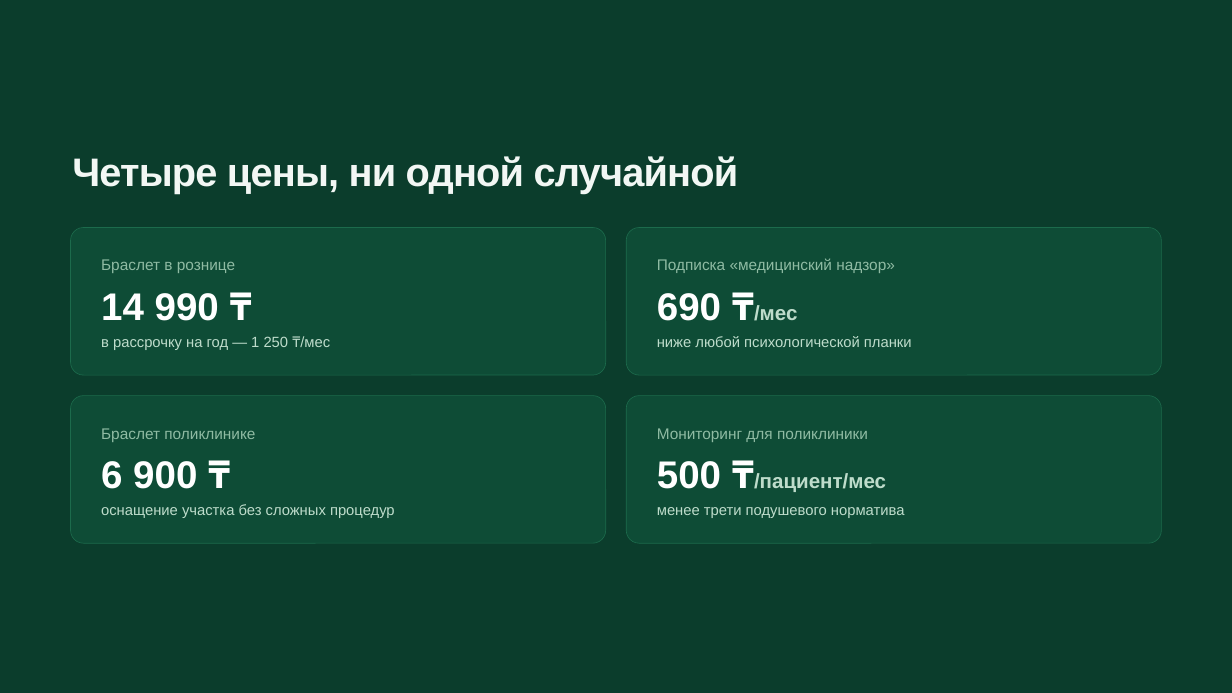
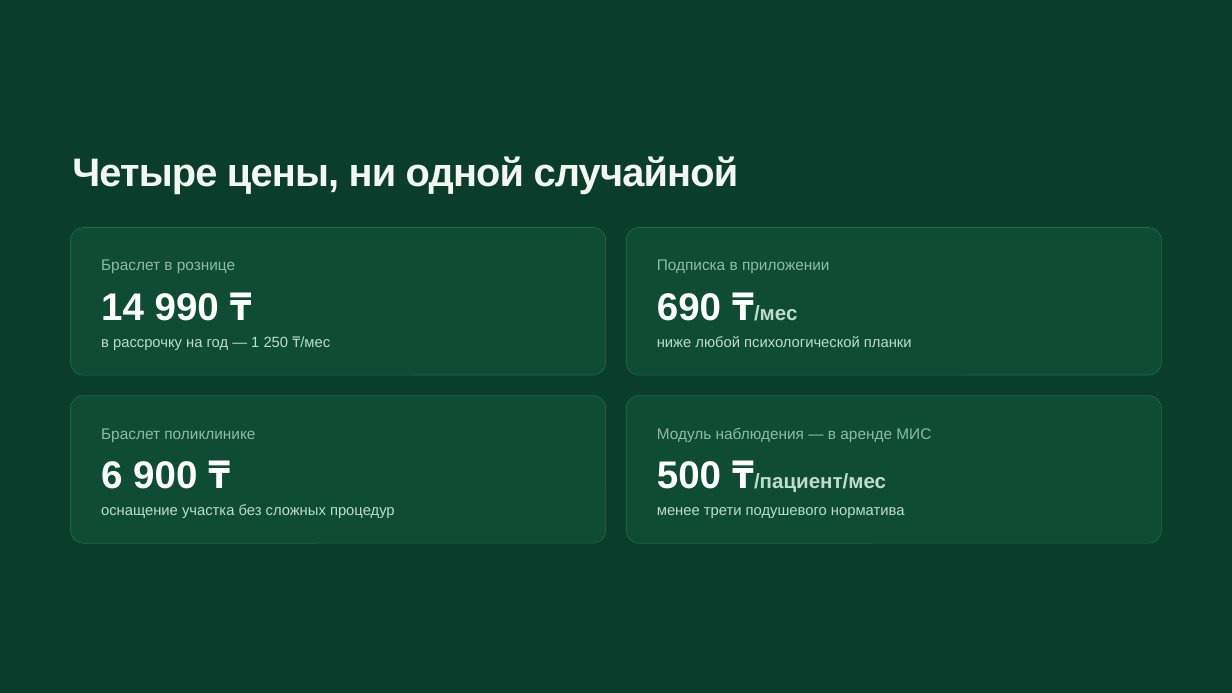
Before and after one commit to Beibute/damumed-band, a slide deck: slide 6 of files/damumed-band-prezentaciya.pptx. Drawn at 1232x693 pixels with LibreOffice and Linux fonts; fonts in the diff are those of the drawing. Boxes give left, top, right and bottom in pixels: in the first picture for what was removed or moved away, otherwise in the second. Text is boxed around its words. In the diff, an @@ line names an element or a change of style, - is before the commit and + after.

```diff
--- a/files/damumed-band-prezentaciya.pptx
+++ b/files/damumed-band-prezentaciya.pptx
@@ text at [657,259,830,273]: text changed @@
-Подписка «медицинский надзор»
+Подписка в приложении
@@ text at [657,428,931,442]: text changed @@
-Мониторинг для поликлиники
+Модуль наблюдения — в аренде МИС
```
Also in this commit, not shown: 3 other slides changed, 2 other files.
